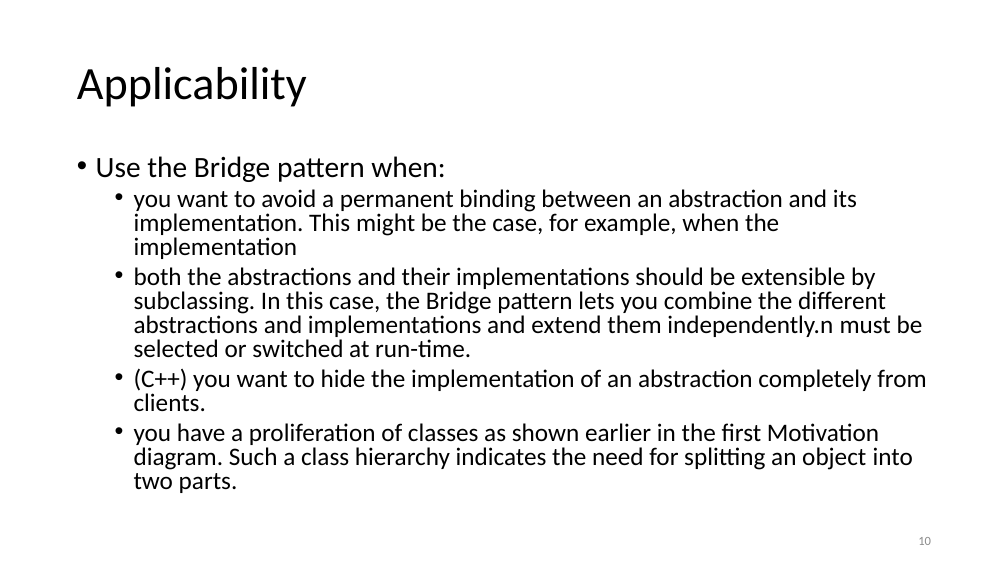
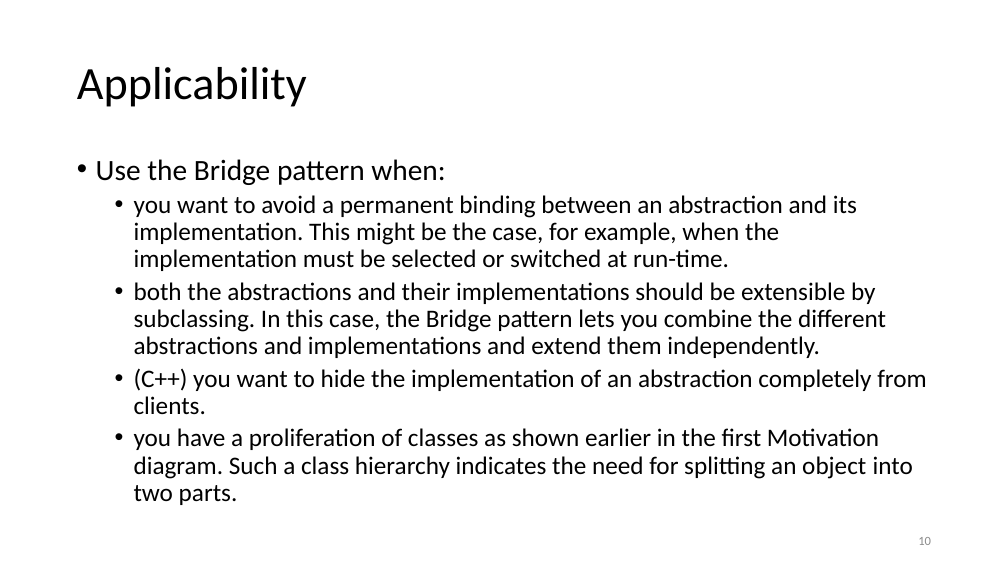
Before and after one commit to esziger/design_patterns, a slide deck: slide 10 of DP02_Bridge_And_Composite_Pattern.pptx. Drawn at 1008x567 pixels with LibreOffice and Linux fonts; fonts in the diff are those of the drawing. Boxes give left, top, right and bottom in pixels: in the first picture for what was removed or moved away, otherwise in the second. Text is boxed around its words. In the diff, an @@ line names an element or a change of style, - is before the commit and + after.

```diff
--- a/DP02_Bridge_And_Composite_Pattern.pptx
+++ b/DP02_Bridge_And_Composite_Pattern.pptx
@@ text at box(96, 159, 926, 505): line spacing 0.8 to 0.9 @@
@@ text at box(134, 195, 886, 358): text changed @@
-  • you want to avoid a permanent binding between an abstraction and its implementation. This might be the case, for example, when the implementation
-  • both the abstractions and their implementations should be extensible by subclassing. In this case, the Bridge pattern lets you combine the different abstractions and implementations and extend them independently.n must be selected or switched at run-time.
+  • you want to avoid a permanent binding between an abstraction and its implementation. This might be the case, for example, when the implementation must be selected or switched at run-time.
+  • both the abstractions and their implementations should be extensible by subclassing. In this case, the Bridge pattern lets you combine the different abstractions and implementations and extend them independently.
```
Also in this commit, not shown: 4 other slides changed, 1 slide added.
